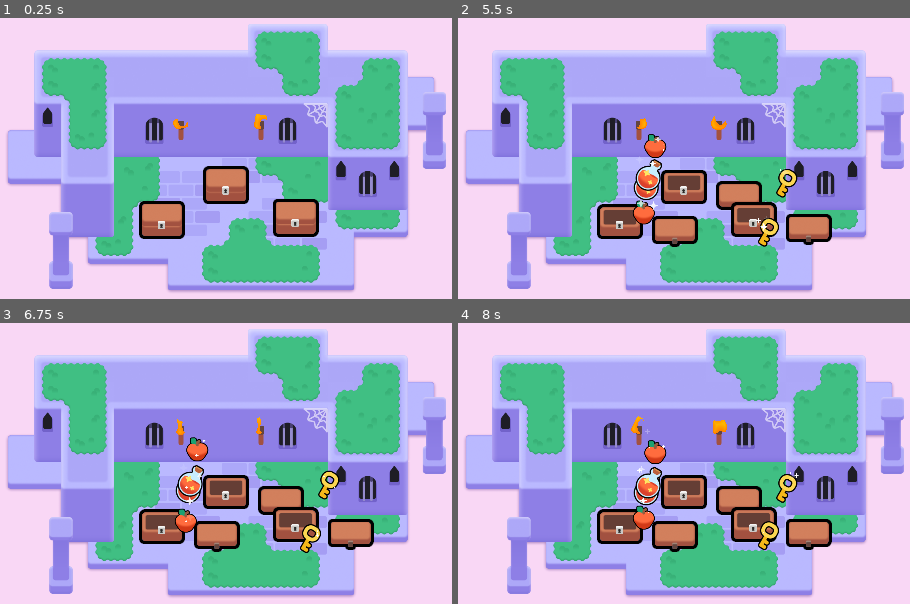
Above: before the commit, frames 1-4 (two rows, left to right).
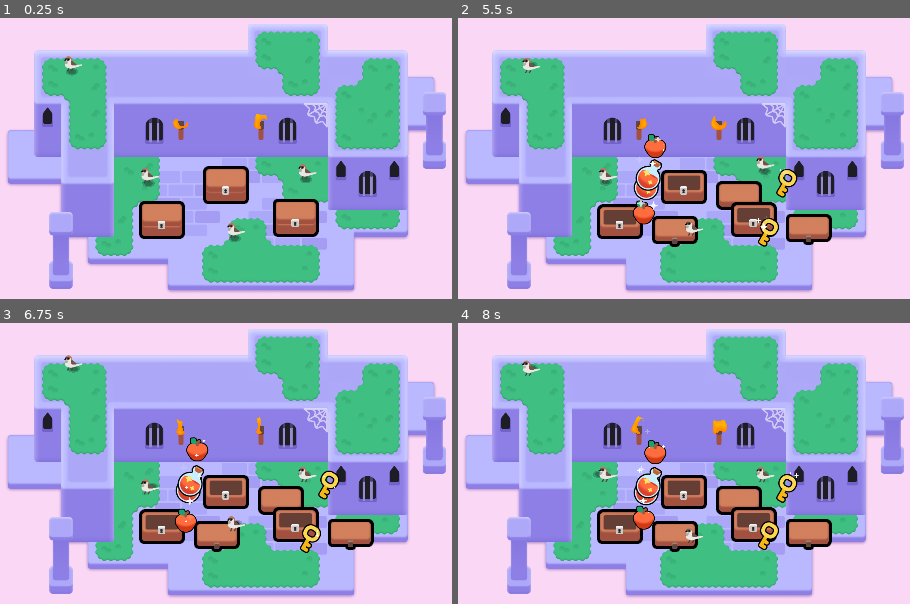
Above: after the commit, the same moments.

Repository: qzjo/2d-GameDev-Course
Game: Godot game, scene res://lessons/mini_dungeon.tscn
The game is run twice, just before and just after one commit, with the same random seed, the same clock (stepped at 60 frames per second) and the same inputs.
Inputs (mouse positions are in pixels of both pictures, inside the frame that each line leads up to):
- Up to frame 1 (0.25 s): no input
- Up to frame 2 (5.5 s): tap Enter at 0.5 s; move the mouse to (684, 186) at 0.52 s; press the mouse at (684, 186) at 0.53 s; hold D (move_right) 0.53-1.28 s; tap Space at 0.77, 1.52, 3.02, 3.77, 4.52 s; move the mouse to (620, 220) at 1.27 s; release the mouse at (620, 220) at 1.28 s; hold S (move_down) 1.28-2.03 s; right-click (620, 220) at 1.35 s; click (620, 220) at 1.42 s; move the mouse to (751, 217) at 2.02 s; hold D (move_right) 2.03-2.78 s; tap Z at 2.1, 4.35 s; click (751, 217) at 2.17 s; move the mouse to (638, 265) at 2.77 s; hold W (move_up) 2.78-3.53 s; click (638, 265) at 2.85 s; move the mouse to (outside the picture) at 3.52 s; hold Right mouse button (right_click) 3.53-4.28 s; hold A (move_left) 3.53-5.03 s; click (outside the picture) at 3.67 s; move the mouse to (outside the picture) at 4.27 s; click (outside the picture) at 4.42 s; move the mouse to (720, 175) at 5.02 s; press the mouse at (720, 175) at 5.03 s; hold S (move_down) from 5.03 s (still down)
- Up to frame 3 (6.75 s): move the mouse to (99, 367) at 5.77 s; release S (move_down) at 5.78 s; release the mouse at (99, 367) at 5.78 s; hold D (move_right) 5.78-6.53 s; right-click (99, 367) at 5.85 s; click (99, 367) at 5.92 s; tap Space at 6.02 s; move the mouse to (397, 457) at 6.52 s; hold W (move_up) from 6.53 s (still down); tap Z at 6.6 s; click (397, 457) at 6.67 s
- Up to frame 4 (8 s): tap Space at 6.77, 7.52 s; move the mouse to (516, 502) at 7.27 s; release W (move_up) at 7.28 s; hold D (move_right) from 7.28 s (still down); click (516, 502) at 7.35 s

The runs differ from the first frame. In frame 1, 0.6% of the frame differs, in the area x 14-71%, y 13-80%; in frame 2, 0.5%; in frame 3, 0.5%; in frame 4, 0.5%.

Commit message:
L9-Lets-experiment

Diff:
--- a/M06.looting_workbook/assets/torch/torch.gd
+++ b/M06.looting_workbook/assets/torch/torch.gd
@@ -1,7 +1,23 @@
 extends Node2D
 
+
 @onready var flame: Sprite2D = $Flame
+
 
 func _ready() -> void:
 	# This parameter of the shader material gives each flame a slightly different look and randomized animation.
 	flame.material.set("shader_parameter/offset", global_position * 0.1)
+
+func toggle_target_node_visiblility() -> void:
+	flame.visible = not flame.visible
+
+func _input_event(viewport: Viewport, event: InputEvent, shape_idx: int) -> void:
+	var event_mouse_is_clicked: bool = (
+		event is InputEventMouseButton and
+		event.button_index == MOUSE_BUTTON_LEFT and
+		event.is_pressed()
+	)
+
+	if event_mouse_is_clicked:
+		print("LOL")
+		toggle_target_node_visiblility()
--- a/M06.looting_workbook/assets/torch/torch.tscn
+++ b/M06.looting_workbook/assets/torch/torch.tscn
@@ -28,7 +28,11 @@
 shader_parameter/noise_sampler = SubResource("NoiseTexture2D_1dd3t")
 shader_parameter/flame_gradient = SubResource("GradientTexture1D_cnwig")
 
-[node name="Torch" type="Node2D"]
+[sub_resource type="CapsuleShape2D" id="CapsuleShape2D_sp0o7"]
+radius = 23.0
+height = 48.0
+
+[node name="Torch" type="Area2D"]
 script = ExtResource("1_8rman")
 
 [node name="TorchBody" type="Sprite2D" parent="."]
@@ -39,4 +43,8 @@
 material = SubResource("ShaderMaterial_tuqmc")
 position = Vector2(0, -30)
 scale = Vector2(0.28038, 0.28038)
-texture = ExtResource("3_5oi5q")
+texture = ExtResource("4_1johp")
+
+[node name="CollisionShape2D" type="CollisionShape2D" parent="."]
+position = Vector2(0, -22)
+shape = SubResource("CapsuleShape2D_sp0o7")
--- /dev/null
+++ b/M06.looting_workbook/lessons/bird.gd
@@ -0,0 +1,41 @@
+extends Node2D
+
+@onready var brd := $Bird
+@onready var shdw := $Shadow2
+@onready var tim := $timr
+
+
+func _ready() -> void:
+	tim.wait_time =randf_range(1.0, 3.0)
+	tim.one_shot = true
+	tim.timeout.connect(_animate_hop)
+	tim.start()
+
+
+
+func _animate_hop() -> void:
+
+	const hop_duration := 0.25
+	const half_hop_duration := hop_duration / 2.0
+
+	var random_direcction := Vector2(1.0, 0.0).rotated(randf() * 2.0 * PI)
+	var landing_pos := random_direcction * randf_range(0.0 ,30.0)
+
+	var tween := create_tween().set_parallel()
+	tween.tween_property(brd, "position:x", landing_pos, hop_duration)
+
+	tween.tween_property(shdw, "position", landing_pos, hop_duration)
+
+	tween = create_tween()
+
+	tween.set_trans(tween.TRANS_QUAD)
+	tween.set_ease(tween.EASE_OUT)
+	const jmp_height := 16.0
+
+	tween.tween_property(brd, "position:y", landing_pos.y - jmp_height, half_hop_duration)
+	tween.set_ease(Tween.EASE_IN)
+	tween.tween_property(brd, "position:y", landing_pos.y, half_hop_duration)
+
+	tim.wait_time = randf_range(1.0, 3.0)
+
+	tween.finished.connect(tim.start)
--- /dev/null
+++ b/M06.looting_workbook/lessons/bird.tscn
@@ -0,0 +1,17 @@
+[gd_scene load_steps=4 format=3 uid="uid://cmlxed214mln7"]
+
+[ext_resource type="Script" path="res://lessons/bird.gd" id="1_phm6i"]
+[ext_resource type="Texture2D" uid="uid://bwhshkk62k3bh" path="res://assets/bird/sparrow.png" id="1_vmgx6"]
+[ext_resource type="PackedScene" uid="uid://dnetm54guji21" path="res://assets/bird/shadow.tscn" id="3_tc256"]
+
+[node name="Bird" type="Node2D"]
+script = ExtResource("1_phm6i")
+
+[node name="Bird" type="Sprite2D" parent="."]
+texture = ExtResource("1_vmgx6")
+
+[node name="Shadow2" parent="." instance=ExtResource("3_tc256")]
+position = Vector2(-2, 19)
+
+[node name="timr" type="Timer" parent="."]
+one_shot = true
--- a/M06.looting_workbook/lessons/chest/chest.gd
+++ b/M06.looting_workbook/lessons/chest/chest.gd
@@ -20,6 +20,7 @@
 	var land_position := random_direction * random_distance
 
 	var tween := create_tween()
+
 
 	tween.set_parallel()
 	loot_item.scale = Vector2(0.25, 0.25)
--- a/M06.looting_workbook/lessons/items/item.gd
+++ b/M06.looting_workbook/lessons/items/item.gd
@@ -1,5 +1,22 @@
 # Script for pickable items. We don't use inheritance here, just composition: an item is any Area2D scene with a child sprite and this script attached. See gem.tscn and health_pack.tscn.
 extends Area2D
+
+
+
+func _input_event(viewport: Node, event: InputEvent, shape_idx: int):
+
+	var evnt_muse_ckc: bool = (
+		event is InputEventMouseButton and
+		event.button_index == MOUSE_BUTTON_LEFT and
+		event.is_pressed()
+	)
+
+	if evnt_muse_ckc:
+		var tween = create_tween()
+		tween.tween_property(self, "scale", Vector2(0.0, 0.0), 0.3)
+		tween.finished.connect(queue_free)
+		print("OLDSl")
+
 
 
 func _ready() -> void:
--- a/M06.looting_workbook/lessons/mini_dungeon.tscn
+++ b/M06.looting_workbook/lessons/mini_dungeon.tscn
@@ -7,6 +7,7 @@
 [ext_resource type="Texture2D" uid="uid://l0y1k1obencd" path="res://assets/dungeon/spider_web.png" id="5_ywba7"]
 [ext_resource type="PackedScene" uid="uid://eundh35r605v" path="res://assets/torch/torch.tscn" id="6_fokey"]
 [ext_resource type="PackedScene" uid="uid://dhv8u8vl7ovab" path="res://lessons/chest/chest.tscn" id="7_xkss7"]
+[ext_resource type="PackedScene" uid="uid://cmlxed214mln7" path="res://lessons/bird.tscn" id="8_5sxg6"]
 
 [sub_resource type="TileSetAtlasSource" id="TileSetAtlasSource_6s4s5"]
 texture = ExtResource("1_sym7n")
@@ -331,3 +332,15 @@
 
 [node name="Chest3" parent="." instance=ExtResource("7_xkss7")]
 position = Vector2(743.116, 299.207)
+
+[node name="Bird" parent="." instance=ExtResource("8_5sxg6")]
+position = Vector2(611, 368)
+
+[node name="Bird4" parent="." instance=ExtResource("8_5sxg6")]
+position = Vector2(220, -32)
+
+[node name="Bird2" parent="." instance=ExtResource("8_5sxg6")]
+position = Vector2(404, 236)
+
+[node name="Bird3" parent="." instance=ExtResource("8_5sxg6")]
+position = Vector2(782, 227)
Not shown: 1 places in M06.looting_workbook/assets/torch/torch.tscn that only renumber resources
Not shown: 1 places in M06.looting_workbook/lessons/mini_dungeon.tscn that only renumber resources
